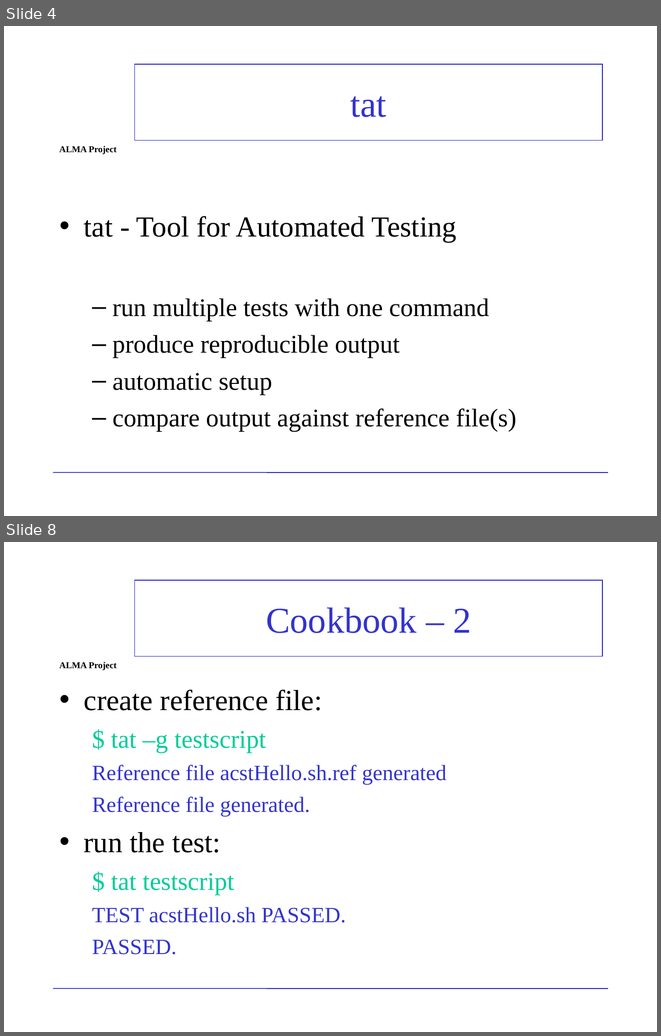
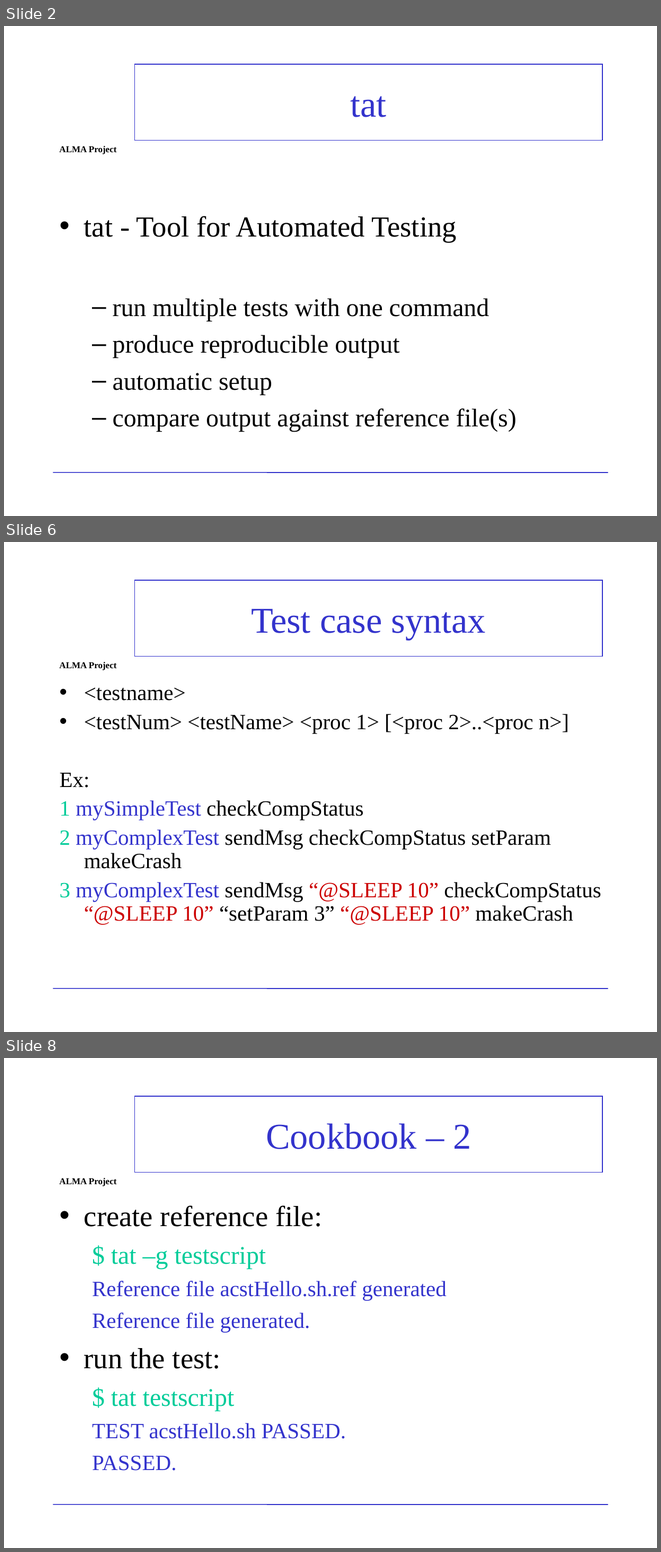
Before and after one commit to ACS-Community/ACS, a slide deck: Documents/ACS-Course/ACSCourse-TAT.ppt. Shown one above the other, each under a label of ours: slides 4 and 8 before the commit, slides 2, 6 and 8 after it; the slides between them are not shown. The pictures are 661x1036 and 661x1552 pixels, drawn with LibreOffice and Linux fonts; fonts in the diff are those of the drawing; background and template pictures are left out. Boxes give left, top, right and bottom in pixels: in the first picture for what was removed or moved away, otherwise in the second. Text is boxed around its words. In the diff, an @@ line names an element or a change of style, - is before the commit and + after.

```diff
--- a/Documents/ACS-Course/ACSCourse-TAT.ppt
+++ b/Documents/ACS-Course/ACSCourse-TAT.ppt
@@ slide 6 added at (x1=4, y1=542, x2=657, y2=1032), background picture (left out); not listed: 2 template elements that a slide beside it also shows @@
@@ title added at (x1=134, y1=580, x2=603, y2=656), outline #3333CC 0.99 pt, 40 pt, text #3333CC @@
+Test case syntax
@@ text added at (x1=60, y1=687, x2=601, y2=925), 24 pt, text #000000 @@
+• <testname>
+• <testNum> <testName> <proc 1> [<proc 2>..<proc n>]
+Ex:
+1 mySimpleTest checkCompStatus
+2 myComplexTest sendMsg checkCompStatus setParam makeCrash
+3 myComplexTest sendMsg “@SLEEP 10” checkCompStatus “@SLEEP 10” “setParam 3” “@SLEEP 10” makeCrash
@@ page number added at (x1=472, y1=988, x2=608, y2=1021), 14 pt, text #FFFFFF @@
+6
@@ what was slide 4 is now slide 2 @@
```
Also in this commit, not shown: 6 slides changed, 1 other slide added, 2 slides removed.
